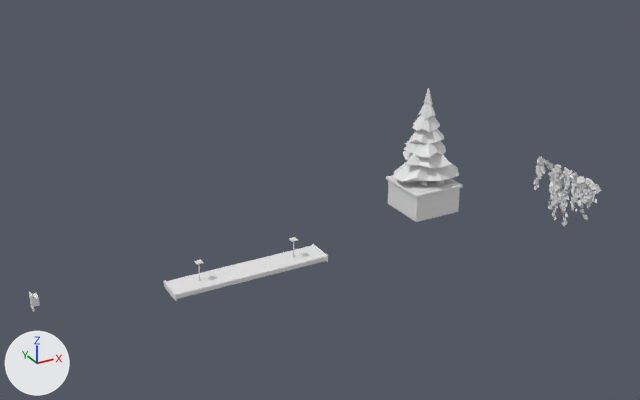
The Blender file Tools/Art/district_props.blend as it was, and as the next commit left it.
Camera for both pictures: a 50 mm lens placed at (-2.27, -15.5, 8.53), pointed at (6.46, 0.37, 0.6). The axes (+X, +Y, +Z) are drawn at lower left. The lights are the same throughout. The first picture is the older version.

The first picture shows 'SM_CeilingLamp', 'SM_Ivy', 'SM_Planter' and 1 more.
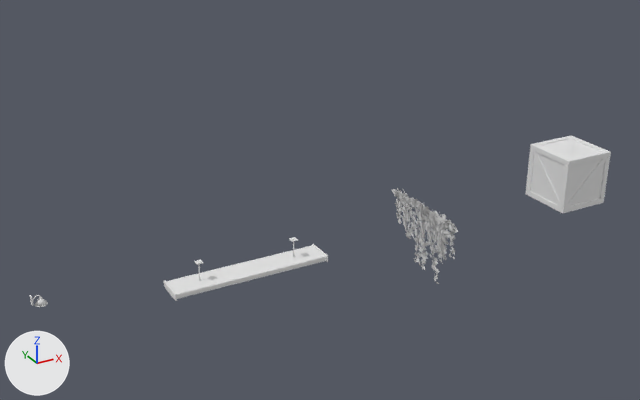
Where the change shows, as pixel boxes [x1, y1, x2, y2] in the pictures (640 x 400 px):
'SM_Planter', deleted: before [386, 88, 463, 222]
    faces in mat_d_leaf (white #e7e7e7): [393, 88, 459, 186]
    faces in mat_d_concrete (white #e7e7e7): [386, 175, 463, 222]
    faces in mat_d_soil (white #e7e7e7): [393, 177, 456, 192]
'SM_DistrictCrate', added: after [526, 135, 611, 213]
'SM_Ivy', reshaped, moved (36% taller): before [533, 156, 601, 227]; after [392, 187, 458, 284]
part 1 of me_sm_ivy, deleted: before [533, 156, 601, 227]
part 2 of me_sm_ivy, built on: before [536, 157, 594, 218]; after [392, 187, 458, 284]

Patch to the scene script:
```diff
--- a/Tools/Art/district_props.blend.py
+++ b/Tools/Art/district_props.blend.py
@@ me_sm_ivy @@
 # used by ob_sm_ivy; location = (13.5, 0.0, 0.0)
-me_sm_ivy.from_pydata(...)  # 2996 vertices, 749 faces; spans x -0.03..0.15, y -1.15..1.26, z -1.5..0.11
+me_sm_ivy.from_pydata(...)  # 10150 vertices, 3941 faces; spans x -0.1..0.2, y -1.28..1.27, z -1.8..0.15
+# me_sm_ivy part 1: 645 loose pieces with 2580 vertices, spanning x -0.03..0.15, y -1.15..1.23, z -1.5..0.11, are deleted
+# me_sm_ivy part 2: 30 vertices moved within x 0.02..0.1, y -0.89..1.0, z -1.17..0.0; 337 vertices removed from x -0.03..0.12, y -0.94..1.26, z -1.25..0.11; 10071 vertices added at x -0.1..0.2, y -1.28..1.27, z -1.8..0.15
+# me_sm_ivy part 3: the surface is now shaded smooth
 me_sm_ivy.materials.append(mat_d_leaf)
+me_sm_ivy.materials.append(mat_d_bark)  # white #e7e7e7
@@ me_sm_districtcrate @@
+me_sm_districtcrate.from_pydata(...)  # 1016 vertices, 978 faces; spans x -0.7..0.7, y -0.7..0.7, z -0.7..0.7
+me_sm_districtcrate.materials.append(mat_d_concrete)  # white #e7e7e7
@@ ob_sm_planter @@
-ob_sm_planter = bpy.data.objects.new('SM_Planter', me_sm_planter)
-ob_sm_planter.location = (9.0, 0.0, 0.0)
@@ ob_sm_ivy @@
 ob_sm_ivy = bpy.data.objects.new('SM_Ivy', me_sm_ivy)
-ob_sm_ivy.location = (13.5, 0.0, 0.0)
+ob_sm_ivy.location = (9.0, 0.0, 0.0)
@@ ob_sm_districtcrate @@
+ob_sm_districtcrate = bpy.data.objects.new('SM_DistrictCrate', me_sm_districtcrate)
+ob_sm_districtcrate.location = (13.5, 0.0, 0.0)
```
